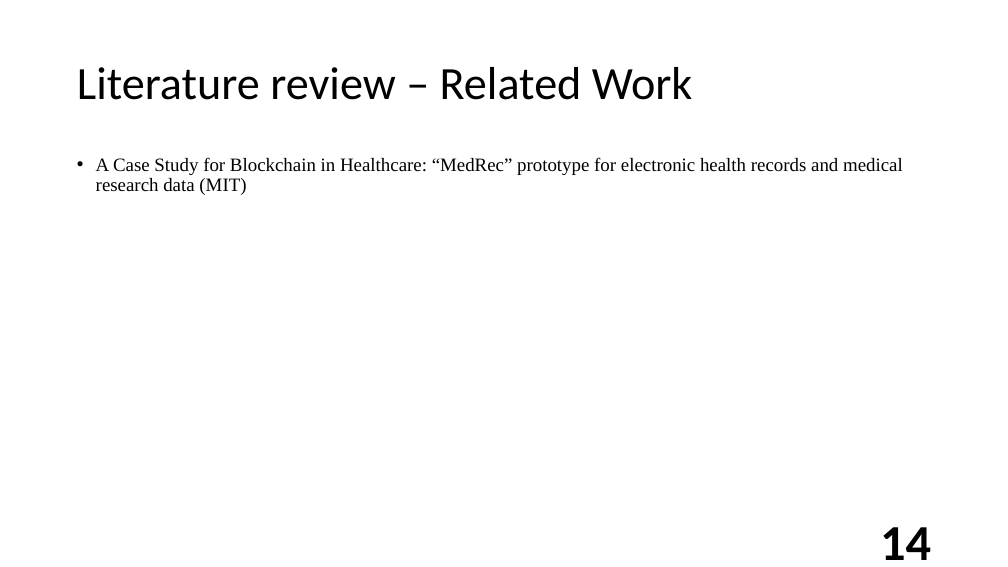
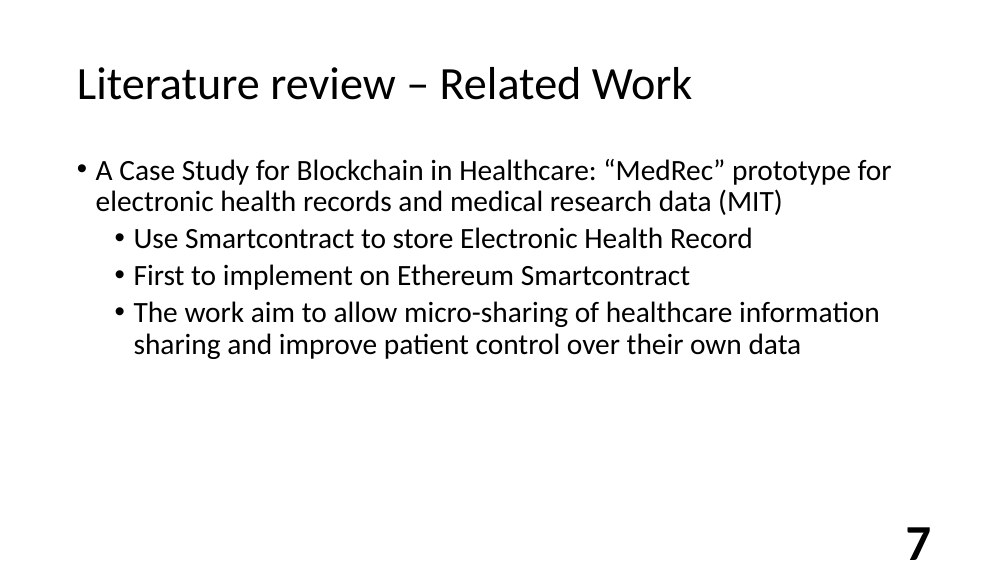
Before and after one commit to semiangel/XDSchain, a slide deck: slide 7 of Document/ProposalThesis/Defensev1.pptm (slide 14 before the commit). Drawn at 1008x567 pixels with LibreOffice and Linux fonts; fonts in the diff are those of the drawing; background and template pictures are left out. Boxes give left, top, right and bottom in pixels: in the first picture for what was removed or moved away, otherwise in the second. Text is boxed around its words. In the diff, an @@ line names an element or a change of style, - is before the commit and + after.

```diff
--- a/Document/ProposalThesis/Defensev1.pptm
+++ b/Document/ProposalThesis/Defensev1.pptm
@@ text at (96,159,892,215): size 18 to 28 pt, font Times New Roman to Calibri in "A Case Study for Blockchain in Healthcare: ..." @@
@@ text at (134,227,880,359): paragraphs added @@
+  • Use Smartcontract to store Electronic Health Record
+  • First to implement on Ethereum Smartcontract
+  • The work aim to allow micro-sharing of healthcare information sharing and improve patient control over their own data
@@ page number at (906,527,931,560): text changed @@
-14
+7
```
Also in this commit, not shown: 17 other slides changed, 41 slides added, 3 slides removed, 38 other files.
